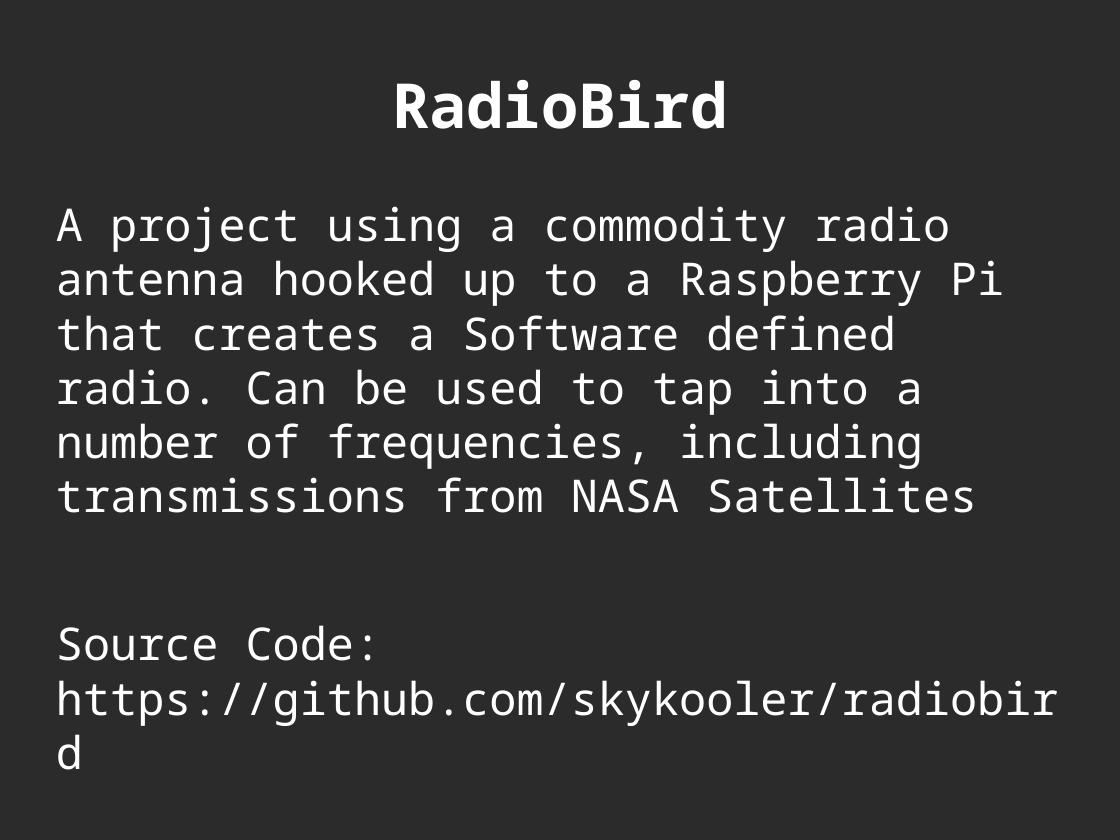
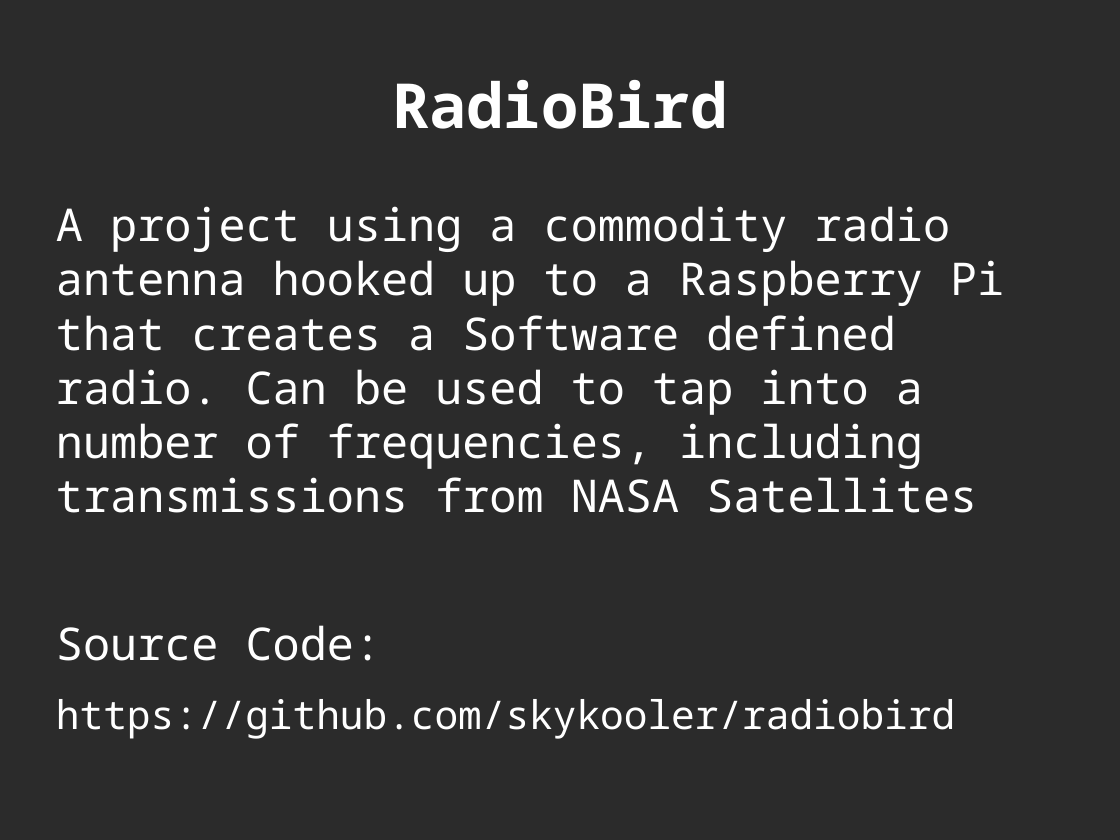
Before and after one commit to decause/RITCapstone, a slide deck: slide 27 of capstone-remy-preso.odp (slide 22 before the commit). Drawn at 1120x840 pixels with LibreOffice and Linux fonts; fonts in the diff are those of the drawing; background and template pictures are left out; a plain dark background stands for a picture behind light text. Boxes give left, top, right and bottom in pixels: in the first picture for what was removed or moved away, otherwise in the second. Text is boxed around its words. In the diff, an @@ line names an element or a change of style, - is before the commit and + after.

```diff
--- a/capstone-remy-preso.odp
+++ b/capstone-remy-preso.odp
@@ text at (56,625,955,739): text changed; size 32 to 28 pt @@
-Source Code: https://github.com/skykooler/radiobird
+Source Code:
+https://github.com/skykooler/radiobird
```
Also in this commit, not shown: 16 other slides changed, 10 slides added, 5 slides removed.
